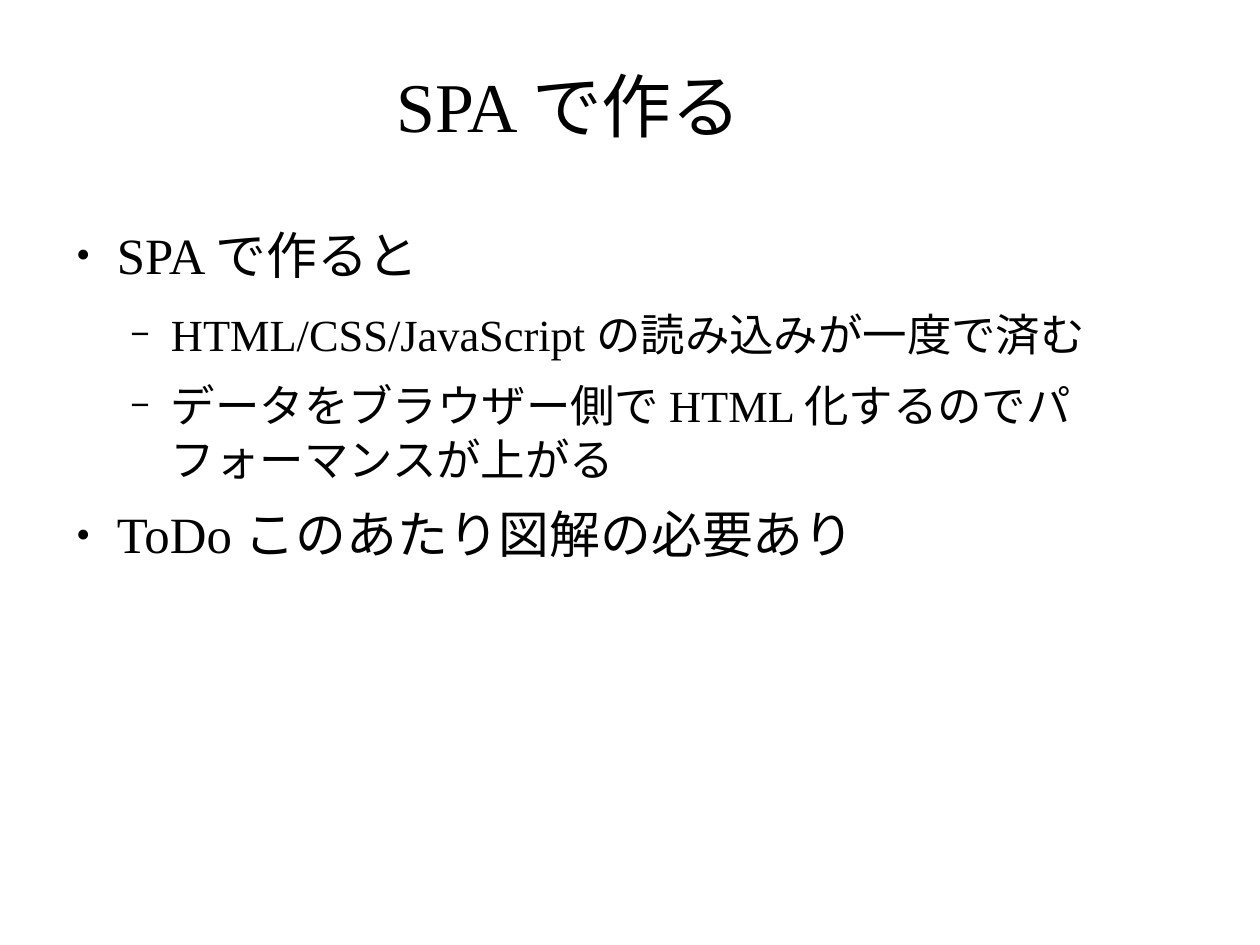
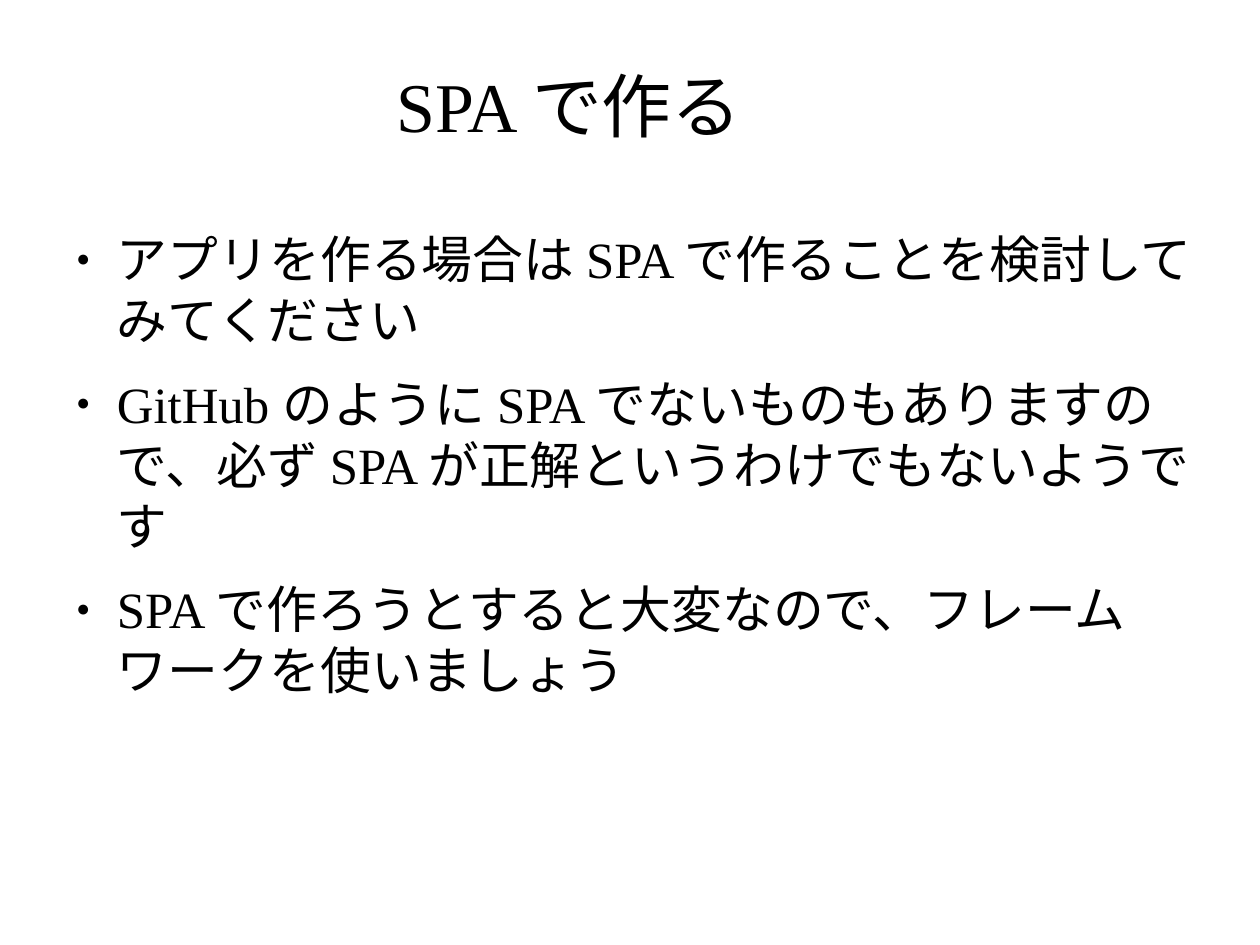
Before and after one commit to masakura/slides, a slide deck: slide 15 of html5jk#1/slide2.odp (slide 5 before the commit). Drawn at 1260x945 pixels with LibreOffice and Linux fonts; fonts in the diff are those of the drawing; background and template pictures are left out. Boxes give left, top, right and bottom in pixels: in the first picture for what was removed or moved away, otherwise in the second. Text is boxed around its words. In the diff, an @@ line names an element or a change of style, - is before the commit and + after.

Commit message:
SPA や HTML5 アプリの開発の図解を追加

```diff
--- a/html5jk#1/slide2.odp
+++ b/html5jk#1/slide2.odp
@@ text at (x1=117, y1=235, x2=1192, y2=694): text changed; size 28 to 32 pt @@
-● SPA で作ると
-  − HTML/CSS/JavaScript の読み込みが一度で済む
-  − データをブラウザー側で HTML 化するのでパフォーマンスが上がる
-● ToDo このあたり図解の必要あり
+● アプリを作る場合は SPA で作ることを検討してみてください
+● GitHub のように SPA でないものもありますので、必ず SPA が正解というわけでもないようです
+● SPA で作ろうとすると大変なので、フレームワークを使いましょう
```
Also in this commit, not shown: 4 other slides changed, 10 slides added.
